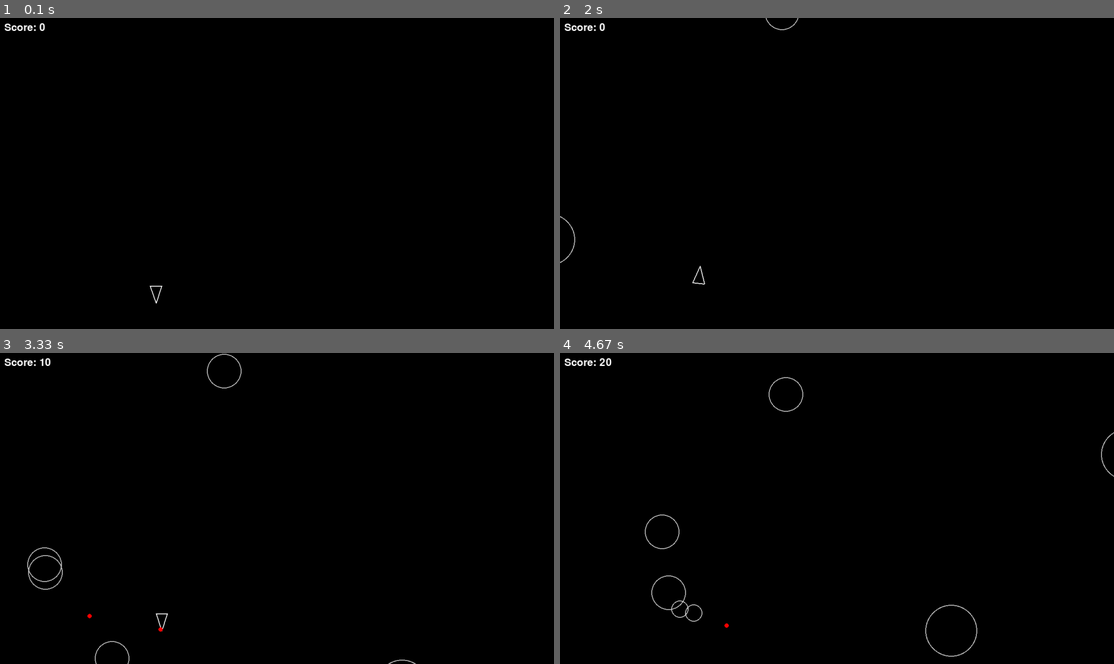
Above: before the commit, frames 1-4 (two rows, left to right).
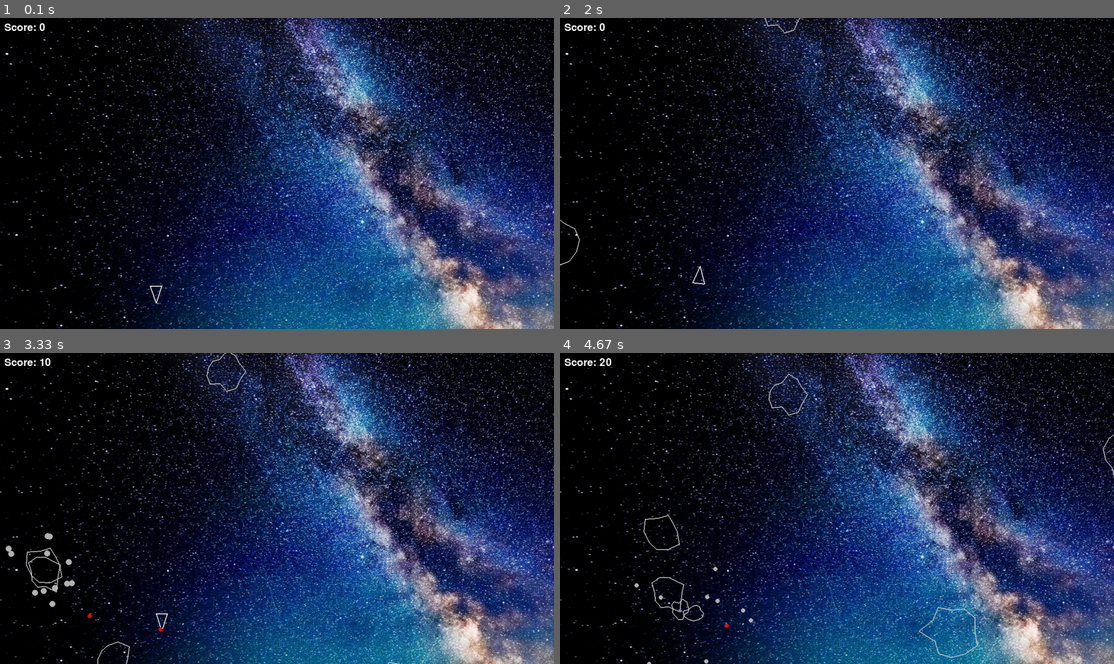
Above: after the commit, the same moments.

Repository: sisu589/Asteroids-pygame
Game: pygame game, started from main.py
The game is run twice, just before and just after one commit, with the same random seed, the same clock (stepped at 60 frames per second) and the same inputs.
Inputs:
- Up to frame 1 (0.1 s): no input
- Up to frame 2 (2 s): hold D 0.33-0.8 s; hold W 0.83-1.13 s; hold D 1.17-1.63 s; hold A from 1.67 s (still down)
- Up to frame 3 (3.33 s): release A at 2.2 s; hold S 2.23-2.53 s; tap Space at 2.57, 2.97, 3.27 s; hold A 2.9-3.3 s
- Up to frame 4 (4.67 s): hold W 3.33-3.7 s; tap Space at 3.4, 3.8, 4.1, 4.47 s; hold D 3.73-4.37 s; hold S from 4.4 s (still down)

The runs differ from the first frame. In frame 1, 64% of the frame differs, in the area x 0-100%, y 0-100%; in frame 2, 64%; in frame 3, 65%; in frame 4, 65%.

Commit message:
Asteroids: Explosions + Background

Diff:
--- a/asteroid.py
+++ b/asteroid.py
@@ -26,9 +26,19 @@
     containers = ()  # Will be set in main.py
     def __init__(self, x, y, radius):
         super().__init__(x, y, radius, containers=Asteroid.containers)
+        import random
+        self.points = []
+        n = random.randint(10, 16)
+        for i in range(n):
+            angle = i * 360 / n
+            # Reduce lumpiness: smaller random offset
+            lump = self.radius + random.randint(-self.radius//4, self.radius//4)
+            vec = pygame.Vector2(1, 0).rotate(angle) * lump
+            self.points.append(vec)
 
     def draw(self, screen):
-        pygame.draw.circle(screen, (200, 200, 200), self.position, self.radius, 2)
+        pts = [self.position + p for p in self.points]
+        pygame.draw.polygon(screen, (200, 200, 200), pts, 2)
 
     def update(self, dt):
         self.position += self.velocity * dt
--- /dev/null
+++ b/explosion.py
@@ -0,0 +1,29 @@
+import pygame
+import random
+
+class Explosion(pygame.sprite.Sprite):
+    def __init__(self, position, radius, groups):
+        super().__init__(*groups)
+        self.position = pygame.Vector2(position)
+        self.radius = radius
+        self.lifetime = 0.4  # seconds
+        self.timer = 0
+        self.fragments = []
+        # Generate rock fragments
+        for _ in range(12):
+            angle = random.uniform(0, 360)
+            speed = random.uniform(80, 180)
+            frag_vec = pygame.Vector2(1, 0).rotate(angle) * speed
+            self.fragments.append((frag_vec, angle))
+
+    def update(self, dt):
+        self.timer += dt
+        if self.timer > self.lifetime:
+            self.kill()
+
+    def draw(self, screen):
+        for frag_vec, angle in self.fragments:
+            # Fragments move outward
+            offset = frag_vec * (self.timer / self.lifetime)
+            frag_pos = self.position + offset
+            pygame.draw.circle(screen, (180, 180, 180), frag_pos, max(2, self.radius // 8))
--- a/main.py
+++ b/main.py
@@ -4,17 +4,19 @@
 from player import *
 from asteroid import *
 from asteroidfield import *
+from explosion import Explosion
 
 updatable = pygame.sprite.Group()
 drawable = pygame.sprite.Group()
 asteroids = pygame.sprite.Group()
 shots = pygame.sprite.Group()
-
+explosions = pygame.sprite.Group()
 
 # Score setup
 score = 0
 pygame.font.init()
 font = pygame.font.SysFont(None, 36)
+
 
 def main():
     global score
@@ -25,8 +27,11 @@
     # initialize pygame
     pygame.init()
     screen = pygame.display.set_mode((SCREEN_WIDTH, SCREEN_HEIGHT))
+    # Load background image
+    background = pygame.image.load("asteroids_background.jpg").convert()
     clock = pygame.time.Clock()
     dt = 0
+
 
     # Create the player object outside the game loop
     player = Player(SCREEN_HEIGHT / 2, SCREEN_WIDTH /2, containers=(updatable, drawable), shots_group=shots)
@@ -37,8 +42,8 @@
 
 
     while True:
-        screen.fill((0,0,0)) # Clear the screen black
-
+        # Draw background image
+        screen.blit(background, (0, 0))
 
         updatable.update(dt)
 
@@ -51,6 +56,7 @@
             # Check for collisions between asteroids and shots
             for shot in shots:
                 if asteroid.collides_with(shot):
+                    Explosion(asteroid.position, asteroid.radius, (explosions, drawable, updatable))
                     asteroid.split()
                     shot.kill()
                     score += 10
Not shown, changed: README.md
Binary file added: asteroids_background.jpg
